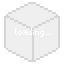
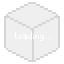
Layers edited between the first and the second (64, 64) image:
painted on "Text" over [15, 28, 51, 41]